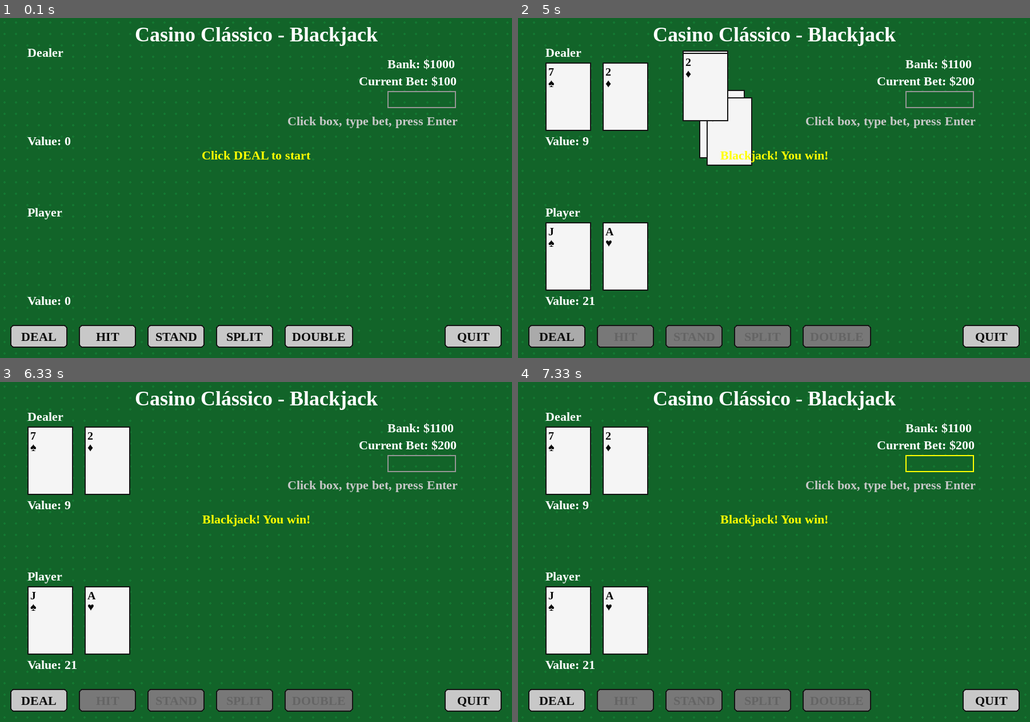
Above: before the commit, frames 1-4 (two rows, left to right).
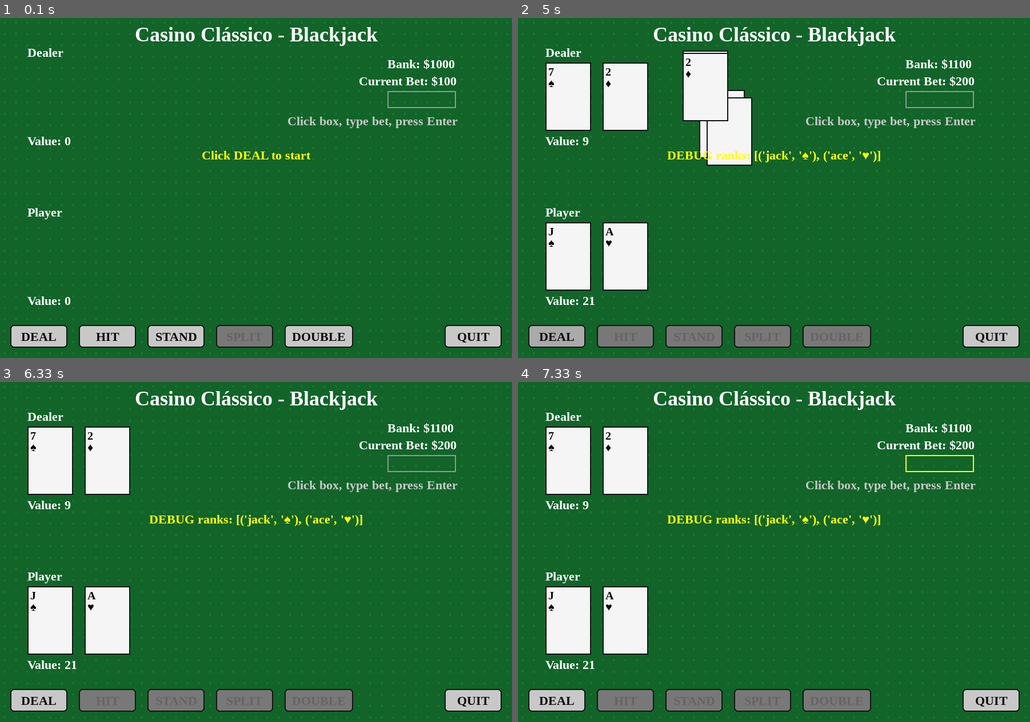
Above: after the commit, the same moments.

Repository: mvvalerio/BlackJackproject
Game: pygame game, started from main.py
Two runs of this game, one before a commit and one after it. Both use one fixed random seed, a clock stepped at 60 frames per second and the inputs below.
Inputs (mouse positions are in pixels of both pictures, inside the frame that each line leads up to):
- Up to frame 1 (0.1 s): no input
- Up to frame 2 (5 s): click (558, 337) at 0.38 s; press the mouse at (937, 99) at 0.7 s; move the mouse to (763, 140) at 0.8 s; release the mouse at (589, 177) at 0.93 s; press the mouse at (835, 337) at 1.03 s; move the mouse to (845, 239) at 1.13 s; release the mouse at (855, 140) at 1.27 s; press the mouse at (558, 337) at 1.37 s; move the mouse to (646, 205) at 1.47 s; release the mouse at (733, 75) at 1.6 s; press the mouse at (625, 337) at 1.7 s; move the mouse to (620, 205) at 1.8 s; release the mouse at (620, 72) at 1.93 s; press the mouse at (625, 337) at 2.03 s; move the mouse to (656, 324) at 2.13 s; release the mouse at (681, 310) at 2.27 s; press the mouse at (692, 337) at 2.37 s; move the mouse to (789, 239) at 2.47 s; release the mouse at (881, 143) at 2.6 s; press the mouse at (558, 337) at 3.2 s; move the mouse to (574, 320) at 3.3 s; release the mouse at (594, 307) at 3.43 s; press the mouse at (625, 337) at 3.53 s; move the mouse to (768, 276) at 3.63 s; release the mouse at (912, 218) at 3.77 s; press the mouse at (625, 337) at 3.87 s; move the mouse to (615, 218) at 3.97 s; release the mouse at (599, 103) at 4.1 s; click (558, 337) at 4.72 s
- Up to frame 3 (6.33 s): press the mouse at (317, 701) at 5.03 s; move the mouse to (307, 572) at 5.13 s; release the mouse at (296, 443) at 5.27 s; press the mouse at (419, 463) at 5.37 s; move the mouse to (245, 521) at 5.47 s; release the mouse at (71, 579) at 5.6 s; press the mouse at (107, 701) at 5.7 s; move the mouse to (117, 677) at 5.8 s; release the mouse at (128, 657) at 5.93 s
- Up to frame 4 (7.33 s): press the mouse at (937, 463) at 7.03 s; move the mouse to (886, 494) at 7.13 s; release the mouse at (830, 528) at 7.27 s

The runs differ from the first frame. In frame 1, 0.6% of the frame differs, in the area x 42-54%, y 90-97%; in frame 2, 0.5%; in frame 3, 0.5%; in frame 4, 0.5%.

Commit message:
Update jogo.py

Diff:
--- a/jogo.py
+++ b/jogo.py
@@ -71,7 +71,7 @@
         self.btn_deal.enabled = False
         self.btn_hit.enabled = True
         self.btn_stand.enabled = True
-        self.btn_split.enabled = self.player.can_split()
+        self.btn_split.enabled = False  # temporary disable until cards dealt
         self.btn_double.enabled = True
         self.player_doubled = [False for _ in self.player.hands]
 
@@ -116,6 +116,19 @@
             self.btn_stand.enabled = False
             self.btn_split.enabled = False
             self.btn_double.enabled = False
+
+            if self.state == 'playing':
+            # Now the player has both cards in hand; allow split if ranks match
+                self.btn_split.enabled = self.player.can_split()
+
+            # Debug: show what ranks we actually have (remove or comment out after verifying)
+            ranks = [(getattr(c, 'rank', None), getattr(c, 'suit', None)) for c in self.player.hands[0].cards]
+            print("DEBUG player cards (rank,suit):", ranks)
+            # Show as message briefly so you can see on-screen
+            self.message = f"DEBUG ranks: {ranks}"
+            # Now enable split if applicable
+            if self.state == 'playing':
+                self.btn_split.enabled = self.player.can_split()
 
 
     def player_hit(self):
@@ -416,6 +429,20 @@
             pos_x = pos_y = 0
             mouse_pos = (mx, my)
 
+        try:
+            # defensive checks in case objects are in intermediate state
+            can_split_now = (
+                self.state == 'playing' and
+                len(self.player.hands) == 1 and
+                len(self.player.hands[0].cards) == 2 and
+                self.player.can_split()
+            )
+        except Exception:
+            can_split_now = False
+
+        self.btn_split.enabled = can_split_now
+
+
         # Draw buttons on base surface
         self.btn_deal.draw(surf, mouse_pos)
         self.btn_hit.draw(surf, mouse_pos)
